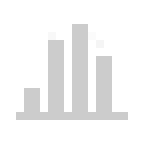
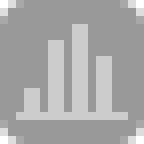
Comparing the layer stacks of the two 144 x 144 images. Changes:
painted on "Peak fitting off" over 48, 32, 104, 48
showed "New Layer" over 0, 0, 144, 144
